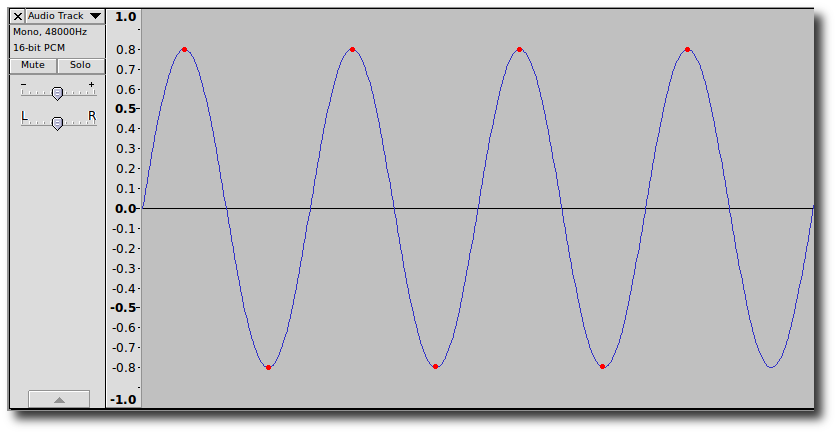
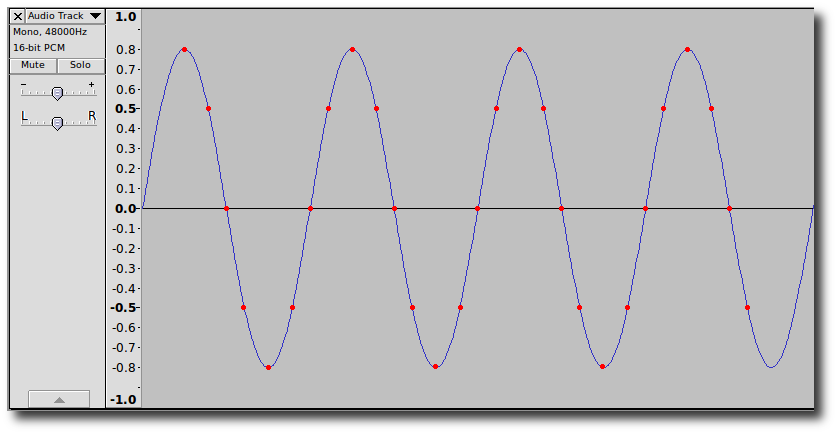
Before/after of a 837px x 434px layered artwork. What changed in the layer stack:
showed "Sampling 2", painted on it over (206, 106, 750, 310)
painted on "Sampling 1" over (224, 206, 732, 211)
